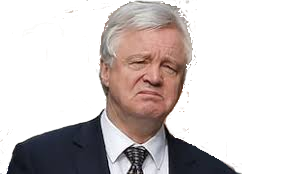
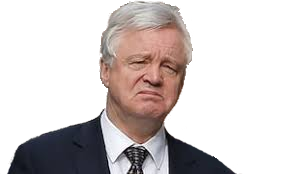
The second 290 × 174 image is a revision of the first. Changes to its layers:
painted on "david.jpg copy" over [0, 0, 243, 174]
